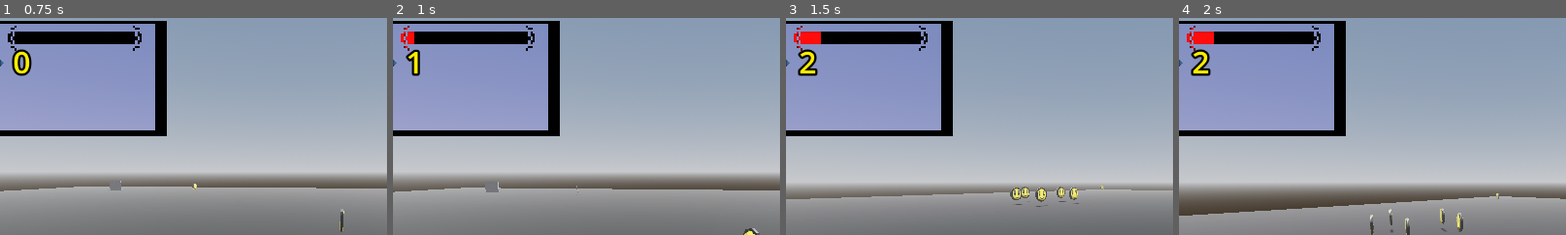
Above: before the commit, frames 1-4 (left to right).
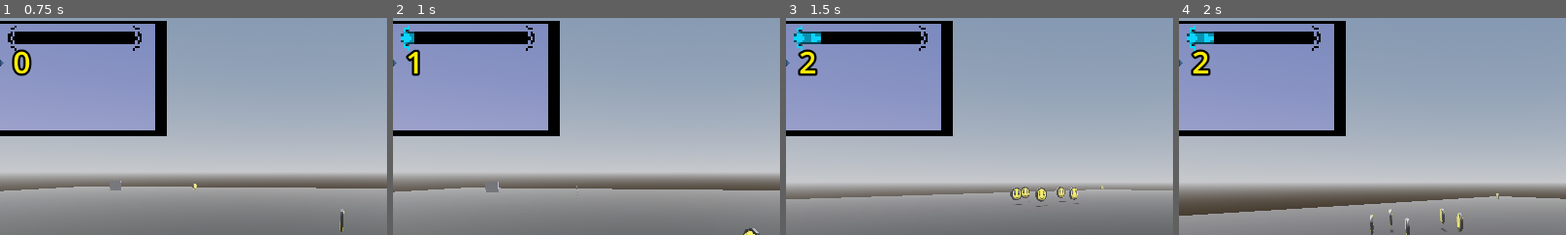
Above: after the commit, the same moments.

Repository: titanstracks/3D-Test-Project
Game: Godot game, scene res://SCENES/MAIN.tscn
Same seed, same stepped clock (60 frames per second), same inputs: the game is played once before the commit and once after it.
Inputs (mouse positions are % of the whole screen's width and height, from its top left):
- Up to frame 1 (0.75 s): tap Enter (ui_accept) at 0.5 s; move the mouse to (49, 52) at 0.52 s; hold W (L_forward) from 0.53 s (still down)
- Up to frame 2 (1 s): keep holding W (L_forward); tap Enter (ui_accept) at 0.77 s
- Up to frame 3 (1.5 s): keep holding W (L_forward); move the mouse to (57, 51) at 1.27 s
- Up to frame 4 (2 s): keep holding W (L_forward); tap Enter (ui_accept) at 1.52 s
The pictures show only the part of the screen within x 11-61%, y 3-53%; the shares and areas given below are measured in that part.

Frame 1 is identical in both runs. In frame 2, 0.3% of the frame differs, in the area x 2-6%, y 3-16%; in frame 3, 0.5%, in the area x 2-10%, y 3-16%; in frame 4, 0.5%.

Commit message:
Updated Coin SFX
Updated Coin SFX so that it plays the full sound. By moving the SFX into the Main folder - I tied it to the player and referenced it from there to play whenever a coin was picked up.

Previously it was tied to the coin_3.tscn which was programmed to delete after an object entered it. Hence the full sound would never play.

Diff:
--- a/SCENES/MAIN.tscn
+++ b/SCENES/MAIN.tscn
@@ -6,6 +6,7 @@
 [ext_resource type="AudioStream" uid="uid://du8r017rjl27h" path="res://ASSETS/AUDIO/EDM Clouds 3.ogg" id="3_bobgg"]
 [ext_resource type="Texture2D" uid="uid://dyeqvobbh2r4h" path="res://ASSETS/TEX/SWORD_HANDLE_2__64.png" id="4_whp2l"]
 [ext_resource type="AudioStream" uid="uid://b65xw2tgfknjp" path="res://ASSETS/AUDIO/11_PSO Ruins 2.ogg" id="5_sv5lw"]
+[ext_resource type="Texture2D" uid="uid://buh5k8r3xigeu" path="res://ASSETS/TEX/BAR_2_64.png" id="5_uui7w"]
 [ext_resource type="PackedScene" uid="uid://cl573t2siqhnd" path="res://SCENES/PLAYER.tscn" id="5_y0f8o"]
 [ext_resource type="PackedScene" uid="uid://cpurqi5mfxti7" path="res://SCENES/HUD.tscn" id="6_skb2b"]
 [ext_resource type="AudioStream" uid="uid://c64rlwvw2241x" path="res://ASSETS/AUDIO/6_FF7 Temple1.ogg" id="7_vstme"]
@@ -14,6 +15,7 @@
 [ext_resource type="AudioStream" uid="uid://cy85mjwahqi3o" path="res://ASSETS/AUDIO/EDM Monochromatic 2.ogg" id="13_bsi0c"]
 [ext_resource type="Texture2D" uid="uid://qgtvk11s3lxv" path="res://ASSETS/TEX/BAR_64.png" id="13_t7r2h"]
 [ext_resource type="Script" path="res://SCRIPTS/HEALTH BAR.gd" id="14_86ll3"]
+[ext_resource type="AudioStream" uid="uid://rsovyjjfvy8x" path="res://ASSETS/AUDIO/COIN1.wav" id="16_nruk7"]
 
 [sub_resource type="ProceduralSkyMaterial" id="ProceduralSkyMaterial_v3jkm"]
 sky_horizon_color = Color(0.64625, 0.65575, 0.67075, 1)
@@ -36,21 +38,6 @@
 albedo_texture = ExtResource("1_khu28")
 texture_filter = 0
 
-[sub_resource type="StandardMaterial3D" id="StandardMaterial3D_cofg5"]
-albedo_texture = ExtResource("2_w8mp4")
-uv1_triplanar = true
-texture_filter = 0
-
-[sub_resource type="StandardMaterial3D" id="StandardMaterial3D_2ewls"]
-albedo_texture = ExtResource("3_762pr")
-uv1_triplanar = true
-texture_filter = 0
-
-[sub_resource type="StandardMaterial3D" id="StandardMaterial3D_0x2sv"]
-albedo_texture = ExtResource("4_whp2l")
-uv1_triplanar = true
-texture_filter = 0
-
 [sub_resource type="SystemFont" id="SystemFont_1u63l"]
 
 [sub_resource type="LabelSettings" id="LabelSettings_empom"]
@@ -63,6 +50,21 @@
 shadow_size = 0
 shadow_offset = Vector2(1.16, 1)
 
+[sub_resource type="StandardMaterial3D" id="StandardMaterial3D_cofg5"]
+albedo_texture = ExtResource("2_w8mp4")
+uv1_triplanar = true
+texture_filter = 0
+
+[sub_resource type="StandardMaterial3D" id="StandardMaterial3D_2ewls"]
+albedo_texture = ExtResource("3_762pr")
+uv1_triplanar = true
+texture_filter = 0
+
+[sub_resource type="StandardMaterial3D" id="StandardMaterial3D_0x2sv"]
+albedo_texture = ExtResource("4_whp2l")
+uv1_triplanar = true
+texture_filter = 0
+
 [node name="WORLD" type="Node3D"]
 
 [node name="DirectionalLight3D" type="DirectionalLight3D" parent="."]
@@ -80,45 +82,19 @@
 use_collision = true
 size = Vector3(25, 1, 25)
 
-[node name="BOX" type="CSGBox3D" parent="MAP"]
-transform = Transform3D(0.559077, 0, 0.829116, 0, 1, 0, -0.829116, 0, 0.559077, 62.3464, 0.500002, -2.17253)
-material_override = SubResource("StandardMaterial3D_cofg5")
-use_collision = true
-
-[node name="3_MetroidBrinstar5" type="AudioStreamPlayer3D" parent="MAP/BOX"]
-transform = Transform3D(0.559077, 0, -0.829115, 0, 1, 0, 0.829115, 0, 0.559077, -0.111794, 0.611581, -0.00868225)
-stream = ExtResource("3_bobgg")
-unit_size = 0.86
-autoplay = true
-
-[node name="BOX2" type="CSGBox3D" parent="MAP"]
-transform = Transform3D(0.78031, 0, 0.625392, 0, 1, 0, -0.625392, 0, 0.78031, -1.23889, 0.999999, 92.4674)
-material_override = SubResource("StandardMaterial3D_2ewls")
-use_collision = true
-size = Vector3(2, 2, 2)
-
-[node name="2_ZELDA MC GRAVE3" type="AudioStreamPlayer3D" parent="MAP/BOX2"]
-transform = Transform3D(0.780311, 0, -0.625393, 0, 1, 0, 0.625393, 0, 0.780311, 0.885628, 1.97845, -3.05208)
-stream = ExtResource("5_sv5lw")
-unit_size = 1.34
-autoplay = true
-
-[node name="BOX3" type="CSGBox3D" parent="MAP"]
-transform = Transform3D(0.78031, 0, 0.625392, 0, 1, 0, -0.625392, 0, 0.78031, -71.9626, 1.5, -82.3511)
-material_override = SubResource("StandardMaterial3D_0x2sv")
-use_collision = true
-size = Vector3(3, 3, 3)
-
-[node name="POE SHOP" type="AudioStreamPlayer3D" parent="MAP/BOX3"]
-transform = Transform3D(0.780311, 0, -0.625393, 0, 1, 0, 0.625393, 0, 0.780311, -0.0273571, 1.83052, 2.01289)
-stream = ExtResource("7_vstme")
-unit_size = 1.34
-autoplay = true
-
 [node name="Player" parent="." instance=ExtResource("5_y0f8o")]
 sens_horizontal = 0.575
 
 [node name="HUD" parent="Player" instance=ExtResource("6_skb2b")]
+
+[node name="AUDIO" type="Node3D" parent="Player"]
+
+[node name="MAIN_MUSIC" type="AudioStreamPlayer" parent="Player/AUDIO"]
+stream = ExtResource("13_bsi0c")
+autoplay = true
+
+[node name="COIN_AUDIO" type="AudioStreamPlayer3D" parent="Player/AUDIO"]
+stream = ExtResource("16_nruk7")
 
 [node name="SCORE" type="Label" parent="."]
 offset_left = 139.0
@@ -139,92 +115,128 @@
 offset_right = 64.0
 offset_bottom = -38.0
 scale = Vector2(3.09551, 3.09551)
+page = 10.0
 texture_under = ExtResource("13_t7r2h")
-texture_progress = ExtResource("13_t7r2h")
+texture_progress = ExtResource("5_uui7w")
 tint_under = Color(0, 0, 0, 1)
-tint_progress = Color(1, 0.0509804, 0.0509804, 1)
+tint_progress = Color(0.0509804, 0.827451, 1, 1)
 script = ExtResource("14_86ll3")
 
-[node name="AUDIO_MAIN" type="AudioStreamPlayer" parent="."]
-stream = ExtResource("13_bsi0c")
-autoplay = true
-
-[node name="coin_1" parent="." instance=ExtResource("12_0gl3v")]
+[node name="COINS" type="Node3D" parent="."]
+
+[node name="coin_1" parent="COINS" instance=ExtResource("12_0gl3v")]
 transform = Transform3D(1, 0, 0, 0, -4.37114e-08, -1, 0, 1, -4.37114e-08, 0, 1.56656, -7.36033)
 
-[node name="coin_2" parent="." instance=ExtResource("12_0gl3v")]
+[node name="coin_2" parent="COINS" instance=ExtResource("12_0gl3v")]
 transform = Transform3D(1, 0, 0, 0, -4.37114e-08, -1, 0, 1, -4.37114e-08, 0, 1.56656, -24.4491)
 
-[node name="coin_3" parent="." instance=ExtResource("12_0gl3v")]
+[node name="coin_3" parent="COINS" instance=ExtResource("12_0gl3v")]
 transform = Transform3D(1, 0, 0, 0, -4.37114e-08, -1, 0, 1, -4.37114e-08, -41.4876, 1.56656, -76.101)
 
-[node name="coin_4" parent="." instance=ExtResource("12_0gl3v")]
+[node name="coin_4" parent="COINS" instance=ExtResource("12_0gl3v")]
 transform = Transform3D(1, 0, 0, 0, -4.37114e-08, -1, 0, 1, -4.37114e-08, -66.2477, 1.56656, 36.9269)
 
-[node name="coin_5" parent="." instance=ExtResource("12_0gl3v")]
+[node name="coin_5" parent="COINS" instance=ExtResource("12_0gl3v")]
 transform = Transform3D(1, 0, 0, 0, -4.37114e-08, -1, 0, 1, -4.37114e-08, -26.7796, 1.56656, 54.3686)
 
-[node name="coin_6" parent="." instance=ExtResource("12_0gl3v")]
+[node name="coin_6" parent="COINS" instance=ExtResource("12_0gl3v")]
 transform = Transform3D(1, 0, 0, 0, -4.37114e-08, -1, 0, 1, -4.37114e-08, 77.1283, 1.56656, -83.8509)
 
-[node name="coin_7" parent="." instance=ExtResource("12_0gl3v")]
+[node name="coin_7" parent="COINS" instance=ExtResource("12_0gl3v")]
 transform = Transform3D(1, 0, 0, 0, -4.37114e-08, -1, 0, 1, -4.37114e-08, -72.7631, 1.56656, -9.59382)
 
-[node name="coin_8" parent="." instance=ExtResource("12_0gl3v")]
+[node name="coin_8" parent="COINS" instance=ExtResource("12_0gl3v")]
 transform = Transform3D(1, 0, 0, 0, -4.37114e-08, -1, 0, 1, -4.37114e-08, -68.2065, 1.56656, -5.6144)
 
-[node name="coin_9" parent="." instance=ExtResource("12_0gl3v")]
+[node name="coin_9" parent="COINS" instance=ExtResource("12_0gl3v")]
 transform = Transform3D(1, 0, 0, 0, -4.37114e-08, -1, 0, 1, -4.37114e-08, -70.3777, 1.56656, -0.45083)
 
-[node name="coin_10" parent="." instance=ExtResource("12_0gl3v")]
+[node name="coin_10" parent="COINS" instance=ExtResource("12_0gl3v")]
 transform = Transform3D(1, 0, 0, 0, -4.37114e-08, -1, 0, 1, -4.37114e-08, -76.3095, 1.56656, -1.16763)
 
-[node name="coin_11" parent="." instance=ExtResource("12_0gl3v")]
+[node name="coin_11" parent="COINS" instance=ExtResource("12_0gl3v")]
 transform = Transform3D(1, 0, 0, 0, -4.37114e-08, -1, 0, 1, -4.37114e-08, -77.1256, 1.56656, -5.90869)
 
-[node name="coin_12" parent="." instance=ExtResource("12_0gl3v")]
+[node name="coin_12" parent="COINS" instance=ExtResource("12_0gl3v")]
 transform = Transform3D(1, 0, 0, 0, -4.37114e-08, -1, 0, 1, -4.37114e-08, -40.8971, 1.56656, 18.8303)
 
-[node name="coin_13" parent="." instance=ExtResource("12_0gl3v")]
+[node name="coin_13" parent="COINS" instance=ExtResource("12_0gl3v")]
 transform = Transform3D(1, 0, 0, 0, -4.37114e-08, -1, 0, 1, -4.37114e-08, -36.3406, 1.56656, 22.8097)
 
-[node name="coin_14" parent="." instance=ExtResource("12_0gl3v")]
+[node name="coin_14" parent="COINS" instance=ExtResource("12_0gl3v")]
 transform = Transform3D(1, 0, 0, 0, -4.37114e-08, -1, 0, 1, -4.37114e-08, -38.5118, 1.56656, 27.9733)
 
-[node name="coin_15" parent="." instance=ExtResource("12_0gl3v")]
+[node name="coin_15" parent="COINS" instance=ExtResource("12_0gl3v")]
 transform = Transform3D(1, 0, 0, 0, -4.37114e-08, -1, 0, 1, -4.37114e-08, -44.4436, 1.56656, 27.2565)
 
-[node name="coin_16" parent="." instance=ExtResource("12_0gl3v")]
+[node name="coin_16" parent="COINS" instance=ExtResource("12_0gl3v")]
 transform = Transform3D(1, 0, 0, 0, -4.37114e-08, -1, 0, 1, -4.37114e-08, -45.2597, 1.56656, 22.5154)
 
-[node name="coin_17" parent="." instance=ExtResource("12_0gl3v")]
+[node name="coin_17" parent="COINS" instance=ExtResource("12_0gl3v")]
 transform = Transform3D(1, 0, 0, 0, -4.37114e-08, -1, 0, 1, -4.37114e-08, 27.0591, 1.56656, -61.6819)
 
-[node name="coin_18" parent="." instance=ExtResource("12_0gl3v")]
+[node name="coin_18" parent="COINS" instance=ExtResource("12_0gl3v")]
 transform = Transform3D(1, 0, 0, 0, -4.37114e-08, -1, 0, 1, -4.37114e-08, 31.6157, 1.56656, -57.7025)
 
-[node name="coin_19" parent="." instance=ExtResource("12_0gl3v")]
+[node name="coin_19" parent="COINS" instance=ExtResource("12_0gl3v")]
 transform = Transform3D(1, 0, 0, 0, -4.37114e-08, -1, 0, 1, -4.37114e-08, 29.4445, 1.56656, -52.5389)
 
-[node name="coin_20" parent="." instance=ExtResource("12_0gl3v")]
+[node name="coin_20" parent="COINS" instance=ExtResource("12_0gl3v")]
 transform = Transform3D(1, 0, 0, 0, -4.37114e-08, -1, 0, 1, -4.37114e-08, 23.5127, 1.56656, -53.2557)
 
-[node name="coin_21" parent="." instance=ExtResource("12_0gl3v")]
+[node name="coin_21" parent="COINS" instance=ExtResource("12_0gl3v")]
 transform = Transform3D(1, 0, 0, 0, -4.37114e-08, -1, 0, 1, -4.37114e-08, 22.6966, 1.56656, -57.9968)
 
-[node name="coin_22" parent="." instance=ExtResource("12_0gl3v")]
+[node name="coin_22" parent="COINS" instance=ExtResource("12_0gl3v")]
 transform = Transform3D(1, 0, 0, 0, -4.37114e-08, -1, 0, 1, -4.37114e-08, -70.2239, 1.56656, 72.8395)
 
-[node name="coin_23" parent="." instance=ExtResource("12_0gl3v")]
+[node name="coin_23" parent="COINS" instance=ExtResource("12_0gl3v")]
 transform = Transform3D(1, 0, 0, 0, -4.37114e-08, -1, 0, 1, -4.37114e-08, -65.6674, 1.56656, 76.8189)
 
-[node name="coin_24" parent="." instance=ExtResource("12_0gl3v")]
+[node name="coin_24" parent="COINS" instance=ExtResource("12_0gl3v")]
 transform = Transform3D(1, 0, 0, 0, -4.37114e-08, -1, 0, 1, -4.37114e-08, -67.8386, 1.56656, 81.9825)
 
-[node name="coin_25" parent="." instance=ExtResource("12_0gl3v")]
+[node name="coin_25" parent="COINS" instance=ExtResource("12_0gl3v")]
 transform = Transform3D(1, 0, 0, 0, -4.37114e-08, -1, 0, 1, -4.37114e-08, -73.7704, 1.56656, 81.2657)
 
-[node name="coin_26" parent="." instance=ExtResource("12_0gl3v")]
+[node name="coin_26" parent="COINS" instance=ExtResource("12_0gl3v")]
 transform = Transform3D(1, 0, 0, 0, -4.37114e-08, -1, 0, 1, -4.37114e-08, -74.5864, 1.56656, 76.5246)
 
+[node name="BOXES" type="Node3D" parent="."]
+
+[node name="BOX" type="CSGBox3D" parent="BOXES"]
+transform = Transform3D(0.559077, 0, 0.829116, 0, 1, 0, -0.829116, 0, 0.559077, 62.3464, 0.500002, -2.17253)
+material_override = SubResource("StandardMaterial3D_cofg5")
+use_collision = true
+
+[node name="3_MetroidBrinstar5" type="AudioStreamPlayer3D" parent="BOXES/BOX"]
+transform = Transform3D(0.559077, 0, -0.829115, 0, 1, 0, 0.829115, 0, 0.559077, -0.111794, 0.611581, -0.00868225)
+stream = ExtResource("3_bobgg")
+unit_size = 0.86
+autoplay = true
+
+[node name="BOX2" type="CSGBox3D" parent="BOXES"]
+transform = Transform3D(0.78031, 0, 0.625392, 0, 1, 0, -0.625392, 0, 0.78031, -1.23889, 0.999999, 92.4674)
+material_override = SubResource("StandardMaterial3D_2ewls")
+use_collision = true
+size = Vector3(2, 2, 2)
+
+[node name="2_ZELDA MC GRAVE3" type="AudioStreamPlayer3D" parent="BOXES/BOX2"]
+transform = Transform3D(0.780311, 0, -0.625393, 0, 1, 0, 0.625393, 0, 0.780311, 0.885628, 1.97845, -3.05208)
+stream = ExtResource("5_sv5lw")
+unit_size = 1.34
+autoplay = true
+
+[node name="BOX3" type="CSGBox3D" parent="BOXES"]
+transform = Transform3D(0.78031, 0, 0.625392, 0, 1, 0, -0.625392, 0, 0.78031, -71.9626, 1.5, -82.3511)
+material_override = SubResource("StandardMaterial3D_0x2sv")
+use_collision = true
+size = Vector3(3, 3, 3)
+
+[node name="POE SHOP" type="AudioStreamPlayer3D" parent="BOXES/BOX3"]
+transform = Transform3D(0.780311, 0, -0.625393, 0, 1, 0, 0.625393, 0, 0.780311, -0.0273571, 1.83052, 2.01289)
+stream = ExtResource("7_vstme")
+unit_size = 1.34
+autoplay = true
+
 [connection signal="value_changed" from="SCORE/TextureProgressBar" to="SCORE/TextureProgressBar" method="_on_value_changed"]
--- a/SCENES/coin_3.tscn
+++ b/SCENES/coin_3.tscn
@@ -1,8 +1,7 @@
-[gd_scene load_steps=8 format=3 uid="uid://ba1atg5i3hiqp"]
+[gd_scene load_steps=7 format=3 uid="uid://ba1atg5i3hiqp"]
 
 [ext_resource type="Script" path="res://SCRIPTS/coin.gd" id="1_2g1yl"]
 [ext_resource type="Texture2D" uid="uid://b86udqahy5tm0" path="res://ASSETS/MODELS/coin_2_COIN_64.png" id="2_35f7a"]
-[ext_resource type="AudioStream" uid="uid://rsovyjjfvy8x" path="res://ASSETS/AUDIO/COIN1.wav" id="3_gk5fy"]
 
 [sub_resource type="StandardMaterial3D" id="StandardMaterial3D_fri55"]
 resource_name = "Material.002"
@@ -60,7 +59,4 @@
 [node name="CollisionShape3D" type="CollisionShape3D" parent="."]
 shape = SubResource("ConvexPolygonShape3D_fj752")
 
-[node name="AudioStreamPlayer3D" type="AudioStreamPlayer3D" parent="."]
-stream = ExtResource("3_gk5fy")
-
 [connection signal="body_entered" from="." to="." method="_on_body_entered"]
--- a/SCRIPTS/coin.gd
+++ b/SCRIPTS/coin.gd
@@ -12,7 +12,8 @@
 	rotate_y(deg_to_rad(ROT_SPEED))
 
 func _on_body_entered(body):
-	audio_stream_player_3d.play()
+	$"../../Player/AUDIO/COIN_AUDIO".play()
+
 	Global.score += 1
 	Global.hp += 10
 	await get_tree().create_timer(.1).timeout
Binary file added: ASSETS/MODELS/ONION PS18_movement.glb
Not shown, added: ASSETS/MODELS/ONION PS18_movement.glb.import
Binary file added: ASSETS/MODELS/ONION PS18_movement_ONION_FACE_BASE.png
Not shown, added: ASSETS/MODELS/ONION PS18_movement_ONION_FACE_BASE.png.import
Binary file added: ASSETS/MODELS/ONION PS18_movement_onion suit.png
Not shown, added: ASSETS/MODELS/ONION PS18_movement_onion suit.png.import
Binary file added: ASSETS/MODELS/ONION PS18_movement_onion_leaf.png
Not shown, added: ASSETS/MODELS/ONION PS18_movement_onion_leaf.png.import
Binary file added: ASSETS/TEX/BAR_2_64.png
Not shown, added: ASSETS/TEX/BAR_2_64.png.import
Not shown: 1 places in SCENES/MAIN.tscn that only renumber resources
